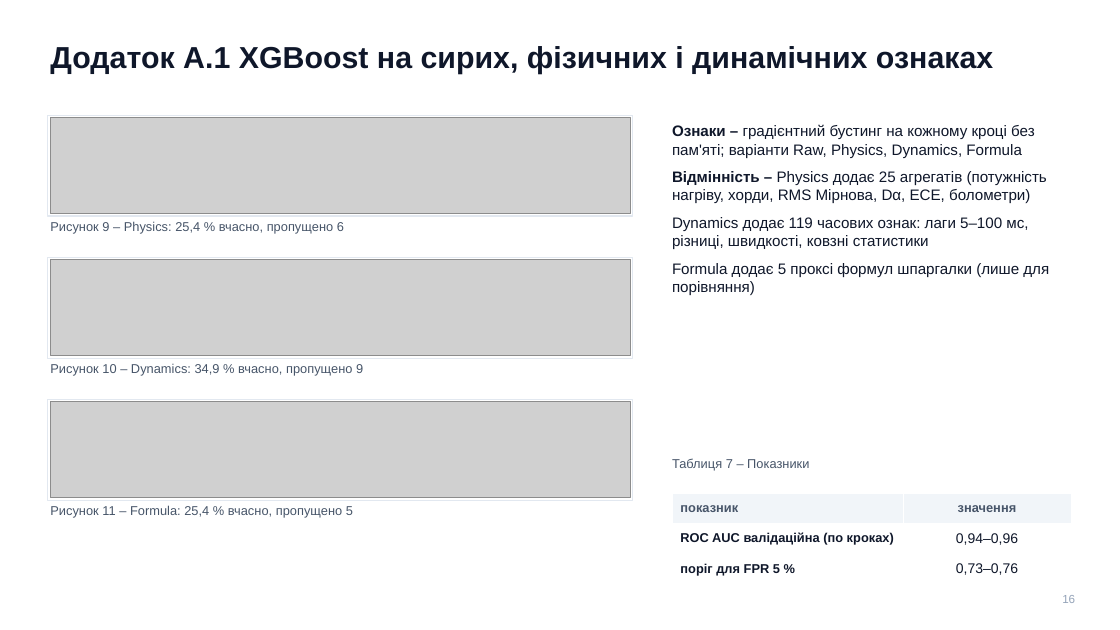
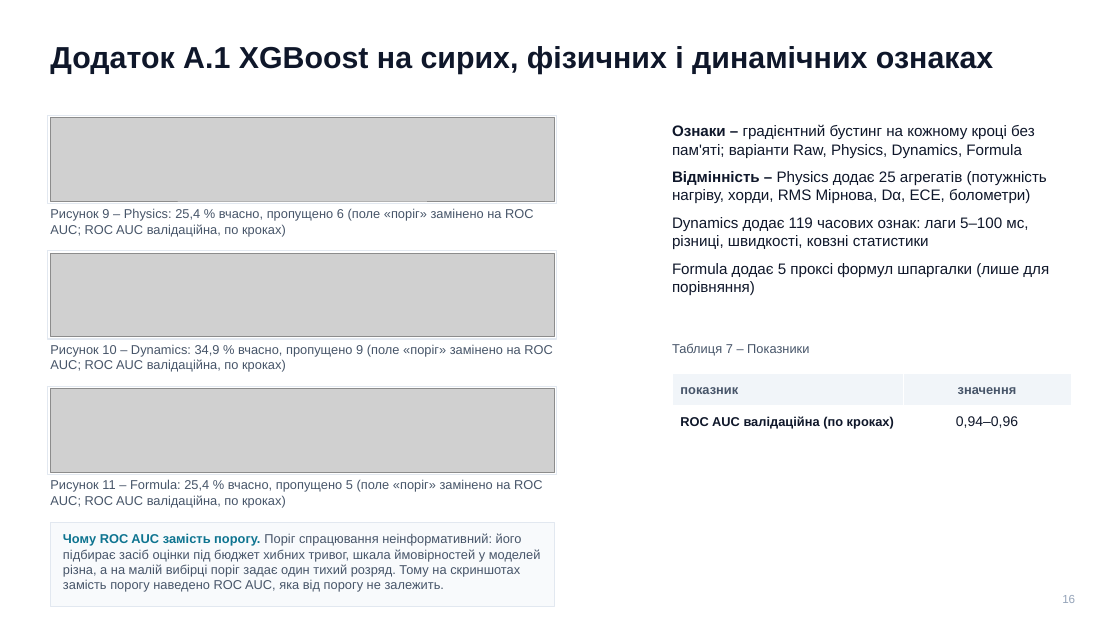
Before and after one commit to llllenah/plasma-disruption-prediction, a slide deck: slide 16 of docs/presentation.pptx. Drawn at 1120x630 pixels with LibreOffice and Linux fonts; fonts in the diff are those of the drawing; grey boxes stand for pictures. Boxes give left, top, right and bottom in pixels: in the first picture for what was removed or moved away, otherwise in the second. Text is boxed around its words. In the diff, an @@ line names an element or a change of style, - is before the commit and + after.

```diff
--- a/docs/presentation.pptx
+++ b/docs/presentation.pptx
@@ rectangle: place and size @@
-rectangle at bbox=[48, 115, 633, 216]
+rectangle at bbox=[48, 115, 557, 203]
@@ picture: place and size @@
-picture at bbox=[50, 118, 630, 213]
+picture at bbox=[50, 118, 555, 201]
@@ text at bbox=[50, 208, 534, 237]: text changed @@
-Рисунок 9 – Physics: 25,4 % вчасно, пропущено 6
+Рисунок 9 – Physics: 25,4 % вчасно, пропущено 6 (поле «поріг» замінено на ROC AUC; ROC AUC валідаційна, по кроках)
@@ rectangle: place and size @@
-rectangle at bbox=[48, 257, 633, 358]
+rectangle at bbox=[48, 250, 557, 339]
@@ picture: place and size @@
-picture at bbox=[50, 260, 630, 355]
+picture at bbox=[50, 253, 555, 336]
@@ text at bbox=[50, 344, 553, 372]: text changed @@
-Рисунок 10 – Dynamics: 34,9 % вчасно, пропущено 9
+Рисунок 10 – Dynamics: 34,9 % вчасно, пропущено 9 (поле «поріг» замінено на ROC AUC; ROC AUC валідаційна, по кроках)
@@ text "Таблиця 7 – Показники": place and size @@
-text "Таблиця 7 – Показники" at bbox=[672, 458, 809, 471]
+text "Таблиця 7 – Показники" at bbox=[672, 343, 809, 355]
@@ rectangle: place and size @@
-rectangle at bbox=[48, 399, 633, 500]
+rectangle at bbox=[48, 386, 557, 475]
@@ picture: place and size @@
-picture at bbox=[50, 402, 630, 497]
+picture at bbox=[50, 389, 555, 472]
@@ table at bbox=[672, 374, 1071, 438] @@
-row 3: поріг для FPR 5 % | 0,73–0,76
@@ table: place and size @@
-table at bbox=[672, 493, 1071, 584]
+table at bbox=[672, 374, 1071, 438]
@@ text at bbox=[50, 479, 543, 508]: text changed @@
-Рисунок 11 – Formula: 25,4 % вчасно, пропущено 5
+Рисунок 11 – Formula: 25,4 % вчасно, пропущено 5 (поле «поріг» замінено на ROC AUC; ROC AUC валідаційна, по кроках)
@@ rectangle added at bbox=[50, 523, 555, 607], fill #F8FAFC, outline #E2E8F0 1 pt @@
@@ text added at bbox=[63, 533, 541, 592], 11 pt, text #475569 @@
+Чому ROC AUC замість порогу. Поріг спрацювання неінформативний: його підбирає засіб оцінки під бюджет хибних тривог, шкала ймовірностей у моделей різна, а на малій вибірці поріг задає один тихий розряд. Тому на скриншотах замість порогу наведено ROC AUC, яка від порогу не залежить.
```
Also in this commit, not shown: 7 other slides changed, 12 other files.
